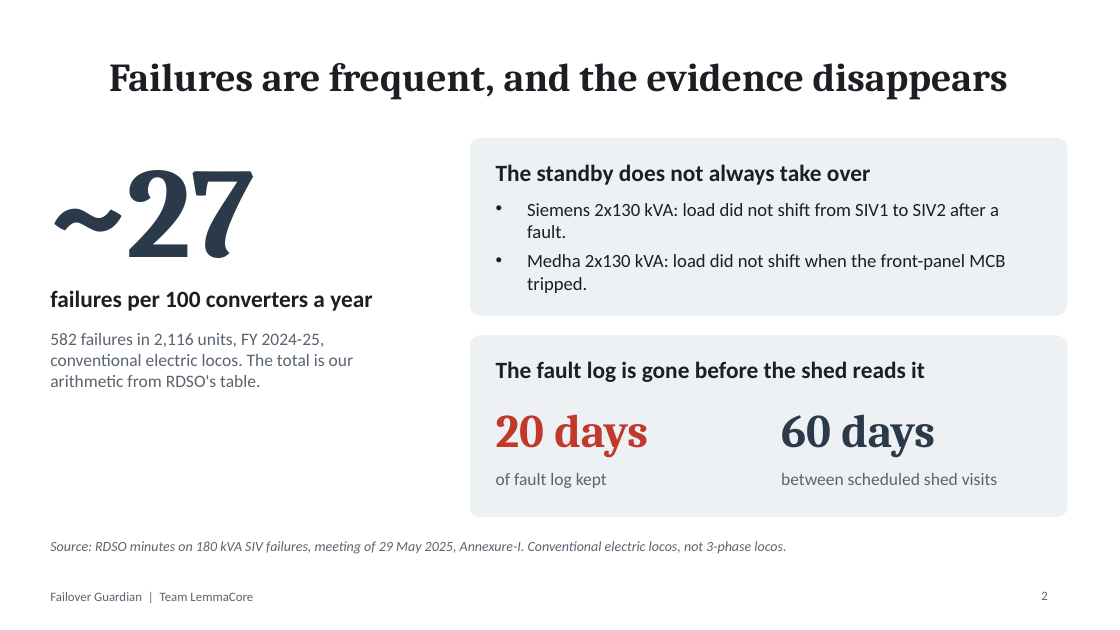
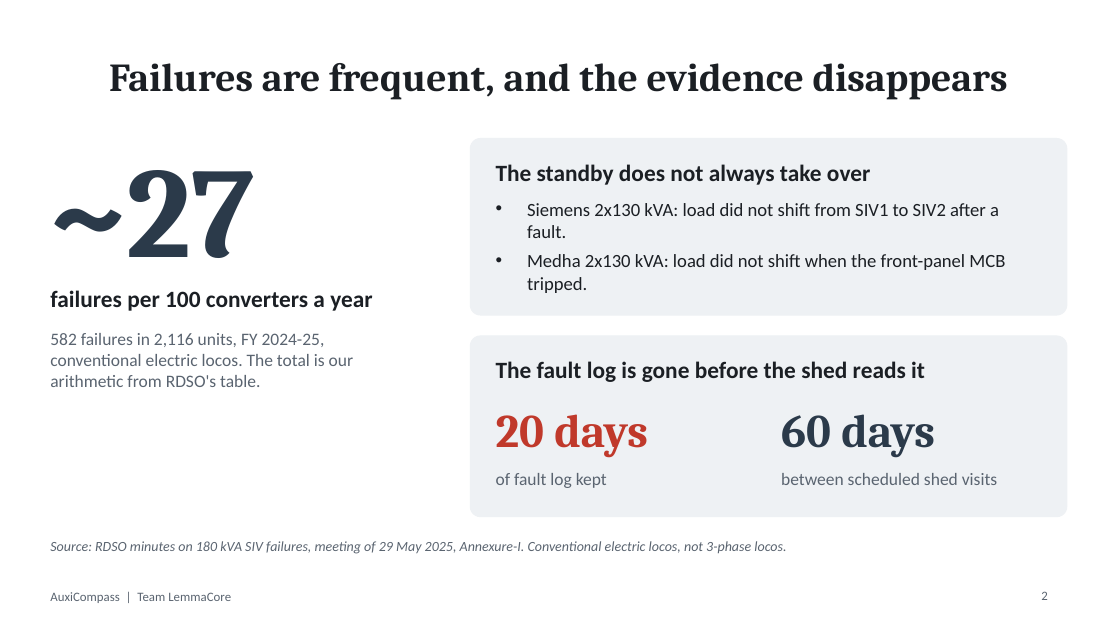
Before and after one commit to Kshitij-Prakash10/LemmaCore, a slide deck: slide 2 of slides/FailoverGuardian.pptx. Drawn at 1120x630 pixels with LibreOffice and Linux fonts; fonts in the diff are those of the drawing. Boxes give left, top, right and bottom in pixels: in the first picture for what was removed or moved away, otherwise in the second. Text is boxed around its words. In the diff, an @@ line names an element or a change of style, - is before the commit and + after.

Commit message:
docs: AuxiCompass deck with team edits, alignment fixes, and PDF export

```diff
--- a/slides/FailoverGuardian.pptx
+++ b/slides/FailoverGuardian.pptx
@@ text at (50,592,231,603): text changed @@
-Failover Guardian | Team LemmaCore
+AuxiCompass | Team LemmaCore
```
Also in this commit, not shown: 6 other slides changed, 1 other file.
